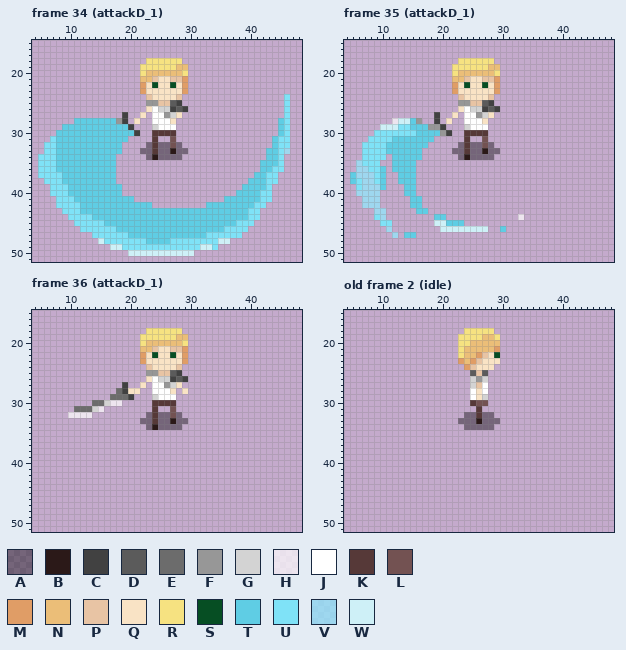
Edited in one commit: pixel-art file (GameDesign_Game/Assets/Test/Player.aseprite). Above: the version before the commit.
52x52 pixels, 43 frames. Colours within 5 levels of each other are drawn and written as one. Shown: frame 34 (attackD_1): x 4..48, y 15..51; frame 35 (attackD_1): x 4..48, y 15..51; frame 36 (attackD_1): x 4..48, y 15..51; old frame 2 (idle): x 4..48, y 15..51. The commit also changed other frames, which this record leaves out.
Visible layers, top first: "Layer 4" opacity 69%, "Layer 2", "Layer 1", "Layer 3" opacity 40%.
Palette (. is transparent): A #00000067  B #2b1918  C #414141  D #5b5b5b  E #6c6c6c  F #979797  G #d3d3d3  H #ffffffb1  J #ffffff  K #563938  L #735252  M #e09d66  N #ebbe78  P #e8c4a4  Q #f9e3c5  R #f6e281  S #064e23  T #5fcde4  U #7fe2f7  V #8debffb1  W #cef0f7
Pixels before, frame 34 (attackD_1), first column x 5:
18 ..................RRRRRR..................
19 .................RRRRRRNN.................
20 .................RNNNNNNR.................
21 .................NNPQQPPM.................
22 .................MQSQQSQM.................
23 .................MQQQQQQM.................
24 ..................PQQQQP.................U
25 ..................FFPPDC.................U
26 ..................QJGGCDC................U
27 ..............C..Q.JJFGQ.................U
28 ......TTTTTTTFC.Q..JJJQ.................TU
29 ....TTTTTTTTTTTC...GJJJ.................TU
30 ...TTTTTTTTTTTTTC..KKKK.................TU
31 ..UTTTTTTTTTTTT....K..L................TUU
32 .UUTTTTTTTTTTT....AKAALA...............TUU
33 .UUTTTTTTTTTTT...AAKAABAA.............TTUV
34 UUUTTTTTTTTTT.....ABAAAA..............TTU.
35 UUUTTTTTTTTTT........................TTTU.
36 UUUTTTTTTTTTT........................TTUU.
37 UUUUTTTTTTTTT.......................TTUU..
38 .UUUTTTTTTTTT......................TTTUU..
39 ..UUUTTTTTTTTT....................TTTTU...
40 ..UUUTTTTTTTTT...................TTTTUU...
41 ...UUUTTTTTTTTTT...............TTTTTTUU...
42 ...UUUUTTTTTTTTTTTT.........TTTTTTTTUU....
43 ....UUUTTTTTTTTTTTTTTTTTTTTTTTTTTTTUU.....
44 .....UUUUTTTTTTTTTTTTTTTTTTTTTTTTTTUU.....
45 ......UUUUUTTTTTTTTTTTTTTTTTTTTTTUUU......
46 .......UUUUUUTTTTTTTTTTTTTTTTTTUUUU.......
47 .........UUUUUUTTTTTTTTTTTTTUUUUUU........
48 ..........WUUUUUUUTTTTUUUUUUUUWW..........
49 ............WWUUUUUUUUUUUUUWWU............
50 ...............WWWWWWWWWWW................
Pixels before, frame 35 (attackD_1), first column x 5:
18 ..................RRRRRR.....
19 .................RRRRRRNN....
20 .................RNNNNNNR....
21 .................NNPQQPPM....
22 .................MQSQQSQM....
23 .................MQQQQQQM....
24 ..................PQQQQP.....
25 ..................FFPPDC.....
26 ..................QJGGCDC....
27 ..............C..Q.JJFGQ.....
28 .......HWWTF..C.Q..JJJQ......
29 .....WWWUUTTTFFC...GJJJ......
30 ....UUUUUUUTTTTFC..KKKK......
31 ...UUUUTTTTTTT.....K..L......
32 ..UUUUTTTTTTT.....AKAALA.....
33 ..UUUUTTTTTT.....AAKAABAA....
34 ..UUUU.TTTTT......ABAAAA.....
35 .VUUU..TTTT..................
36 .VVUUT.TTTT..................
37 TVVVUT..TTT..................
38 TUVVUT..TTT..................
39 .UVVVT...TT..................
40 .VVVV....TT..................
41 ..VVV.....TT.................
42 ..VVV.....TT.................
43 ....VV.....TT................
44 ....UV........TT............H
45 .....UU.......WWTTT..........
46 ......V........WWWWWWWW..T...
47 .......V.TT..................
Pixels before, frame 36 (attackD_1), first column x 10:
18 .............RRRRRR.
19 ............RRRRRRNN
20 ............RNNNNNNR
21 ............NNPQQPPM
22 ............MQSQQSQM
23 ............MQQQQQQM
24 .............PQQQQP.
25 .............FFPPDC.
26 .............QJGGCDC
27 .........C..Q.JJFGQ.
28 ........ECQQ..JJJQ.Q
29 .......EEEC...GJJJ..
30 ....EEGHH.....KKKK..
31 .EEEGH........K..L..
32 HHHH.........AKAALA.
33 ............AAKAABAA
34 .............ABAAAA.
Pixels before, old frame 2 (idle), first column x 23:
18 .RRRRR.
19 RRRRNNR
20 RRNNNNN
21 RNNNNNM
22 RNNMPQS
23 MNMPQQQ
24 .MPQQQ.
25 ..DPD..
26 ..GFG..
27 ..GPJ..
28 ..JQJ..
29 ..JQG..
30 ..KLL..
31 ...K...
32 .AAKAA.
33 AAABAAA
34 .AAAAA.
New version:
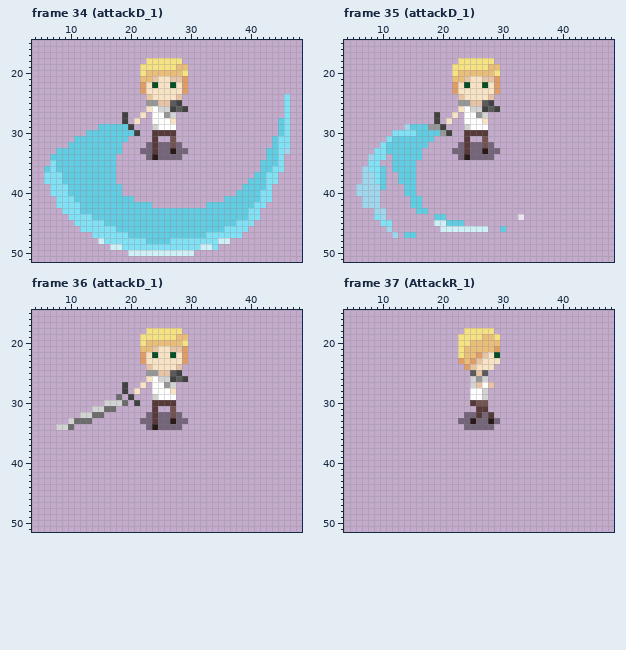
A new or re-ordered frame is compared with the old frame closest to it.
Message: Player Attack animation Add first combo player attack animation.
The edit:
frames 43 -> 50
Frame 34 (attackD_1), layers "Layer 4", "Layer 2", "Layer 1":
Colour U gives way to colour T in row 34 at x 7; in row 36 at x 6.
The author cleared colour F in row 28 at x 18.
The author cleared colour Q in row 27 at x 28.
The author cleared colour T in row 28 at x 11 to 17; in row 29 at x 9 to 14; in row 30 at x 8 to 12; in row 31 at x 8 to 10; in row 32 at x 8 to 9.
The author cleared colour U in row 31 at x 7; in rows 32 to 33 at x 6 to 7; in rows 34 to 35 at x 5 to 6; in rows 36 to 37 at x 5.
Frame 35 (attackD_1), layers "Layer 4", "Layer 2", "Layer 1":
Colour U gives way to colour V in row 29 at x 14; in row 34 at x 8; in row 39 at x 6.
The author cleared colour F in row 28 at x 16.
The author cleared colour H in row 28 at x 12.
The author cleared colour Q in row 27 at x 28.
The author cleared colour T in row 28 at x 15; in rows 37 to 38 at x 5.
The author cleared colour U in row 29 at x 13; in row 30 at x 9 to 11; in row 31 at x 8 to 10; in row 32 at x 7 to 9; in row 33 at x 7 to 8; in rows 34 to 35 at x 7.
The author cleared colour U in row 38 at x 6.
The author cleared colour V in rows 35 to 37 at x 6.
The author cleared colour W in row 28 at x 13 to 14; in row 29 at x 10 to 12.
Frame 36 (attackD_1), layers "Layer 4", "Layer 2", "Layer 1":
The edit adds colour C in row 30 at x 21.
The edit adds colour E in row 30 at x 19; in row 31 at x 16 to 17; in row 32 at x 14 to 15; in row 33 at x 11 to 13; in row 34 at x 10.
The edit adds colour G in row 33 at x 10; in row 34 at x 8 to 9.
Colour H gives way to colour G in row 30 at x 17 to 18; in row 31 at x 15; in row 32 at x 12 to 13.
The author cleared colour E in row 28 at x 18; in row 29 at x 17 and 19; in row 30 at x 14 to 15; in row 31 at x 11 to 13.
The author cleared colour H in row 32 at x 10 to 11.
The author cleared colour Q in row 27 at x 28; in row 28 at x 20 and 29.
Frame 37 (AttackR_1) is new; against old frame 2 (idle), layers "Layer 2", "Layer 1":
Colour B gives way to colour A in row 33 at x 26.
Colour A gives way to colour B in row 33 at x 25 and 28.
Colour J gives way to colour G in row 28 at x 27.
Colour Q gives way to colour J in rows 28 to 29 at x 26.
The edit adds colour K in row 31 at x 27.
Colour A gives way to colour K in row 32 at x 28.
The edit adds colour P in row 27 at x 28.
